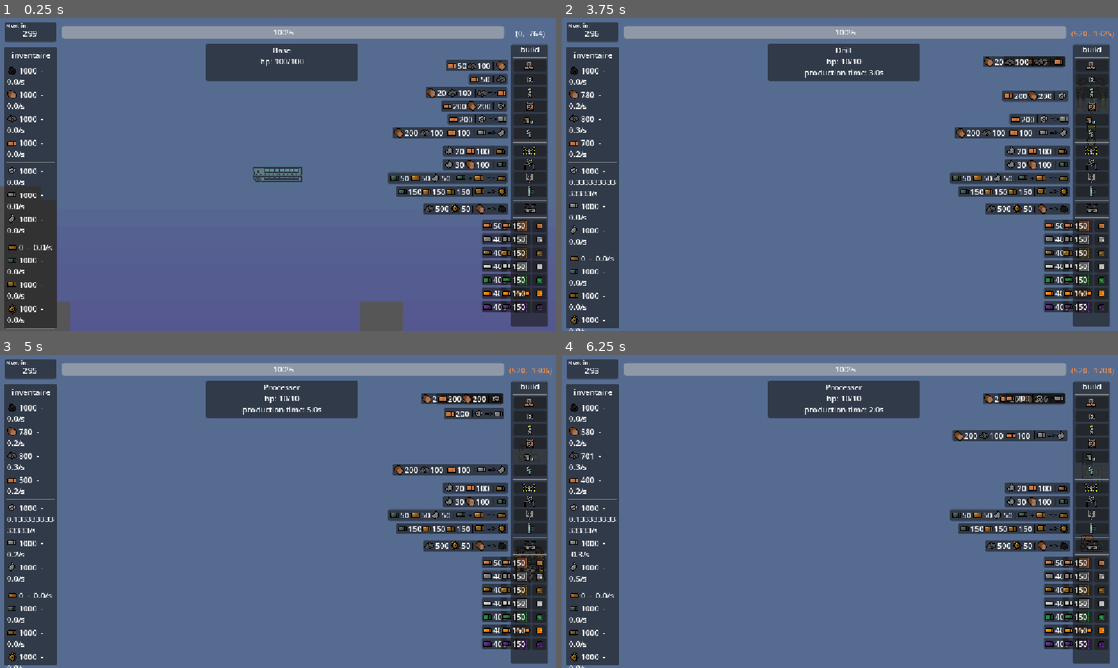
Above: before the commit, frames 1-4 (two rows, left to right).
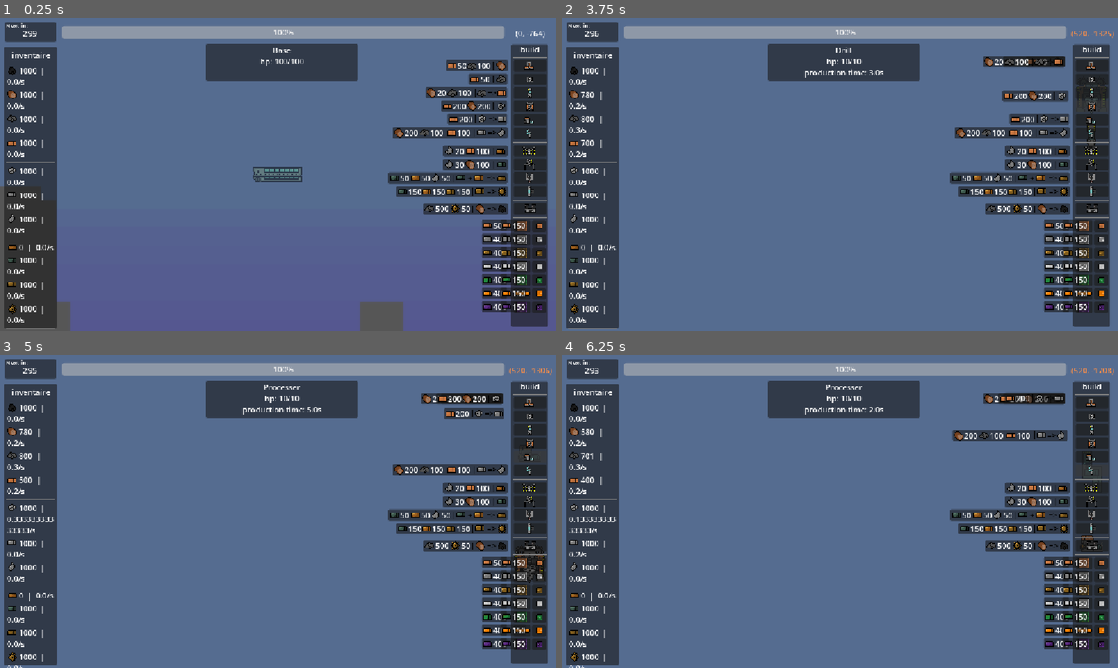
Above: after the commit, the same moments.

Repository: lucasbou-upsider/Indie-jam
Game: Godot game, scene res://scene/world.tscn
The game is run twice, just before and just after one commit, with the same random seed, the same clock (stepped at 60 frames per second) and the same inputs.
Inputs (mouse positions are in pixels of both pictures, inside the frame that each line leads up to):
- Up to frame 1 (0.25 s): no input
- Up to frame 2 (3.75 s): click (1090, 64) at 0.5 s; click (1090, 80) at 1.25 s; click (1090, 93) at 2 s; move the mouse to (1090, 215) at 2.77 s; hold W (haut) 2.78-3.5 s; tap E (verif_pv) at 2.85 s; click (1090, 105) at 3.5 s
- Up to frame 3 (5 s): click (528, 458) at 4.25 s
- Up to frame 4 (6.25 s): move the mouse to (1090, 580) at 5.02 s; hold W (haut) 5.03-5.75 s; right-click (1090, 580) at 5.1 s; tap E (verif_pv) at 5.3 s; click (1090, 470) at 5.75 s

The runs differ from the first frame. In frame 1, 0.1% of the frame differs, in the area x 5-10%, y 16-95%; in frame 2, 1.0%, in the area x 1-10%, y 16-100%; in frame 3, 0.1%; in frame 4, 0.2%.

Commit message:
barring blueprints from rates

Diff:
--- a/scene/panel_inventaire.gd
+++ b/scene/panel_inventaire.gd
@@ -2,4 +2,4 @@
 @onready var ressources = {"charbon": $VBoxContainer/charbon,"bois": $VBoxContainer/bois,"pierre": $VBoxContainer/pierr …(694 unchanged characters)…
 func _process(_delta: float) -> void:
 	for r in ressources.keys():
-		ressources[r].text = "      " + str(GLOBAL.get(r)) + "  -  " + get_parent().get_parent().calculate_production(r)
+		ressources[r].text = "      " + str(GLOBAL.get(r)) + "  |  " + get_parent().get_parent().calculate_production(r)
--- a/scene/world.gd
+++ b/scene/world.gd
@@ -94,11 +94,15 @@
 	var res: float = 0.0
 	for bat in self.get_children():
 		if bat is foreuse:
+			if bat.is_blueprint:
+				continue
 			if bat.minerai_produit == ressource:
 				res += bat.production/bat.production_timer.wait_time
 			elif bat.minerai_produit2 == ressource:
 				res += bat.production2/bat.production_timer.wait_time
 		elif bat is transformateur:
+			if bat.is_blueprint:
+				continue
 			if bat.demande == ressource:
 				res -= bat.cout_demande/bat.production_timer.wait_time
 			elif bat.demande2 == ressource:
